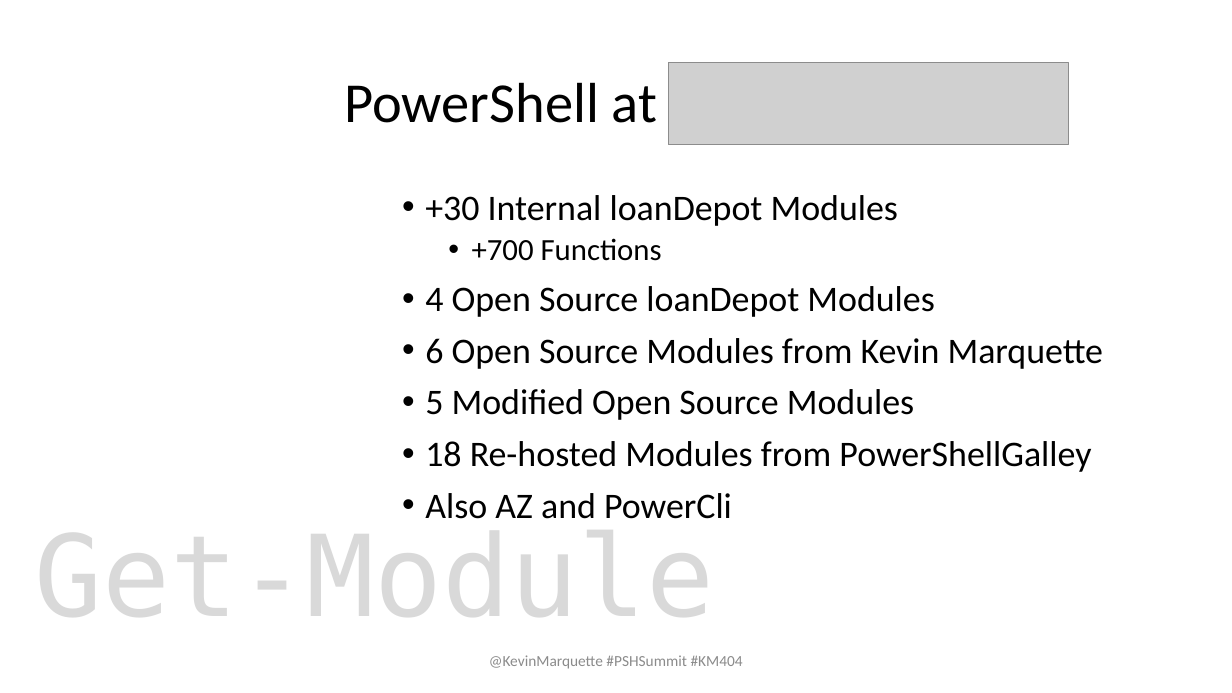
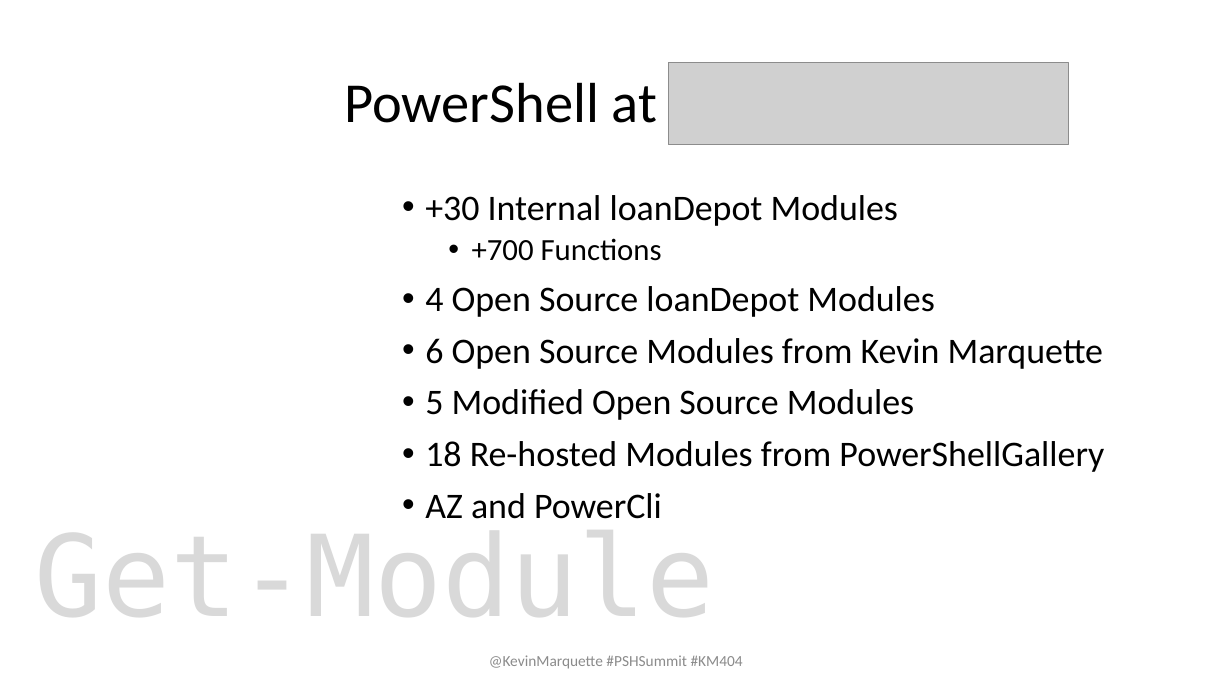
Before and after one commit to KevinMarquette/ManagingModulesPresentation, a slide deck: slide 2 of ManagingModulesPresentation.pptx. Drawn at 1232x693 pixels with LibreOffice and Linux fonts; fonts in the diff are those of the drawing; grey boxes stand for pictures; background and template pictures are left out. Boxes give left, top, right and bottom in pixels: in the first picture for what was removed or moved away, otherwise in the second. Text is boxed around its words. In the diff, an @@ line names an element or a change of style, - is before the commit and + after.

```diff
--- a/ManagingModulesPresentation.pptx
+++ b/ManagingModulesPresentation.pptx
@@ text at (425,441,1104,519): text changed @@
-• 18 Re-hosted Modules from PowerShellGalley
-• Also AZ and PowerCli
+• 18 Re-hosted Modules from PowerShellGallery
+• AZ and PowerCli
```
Also in this commit, not shown: 3 other files.
